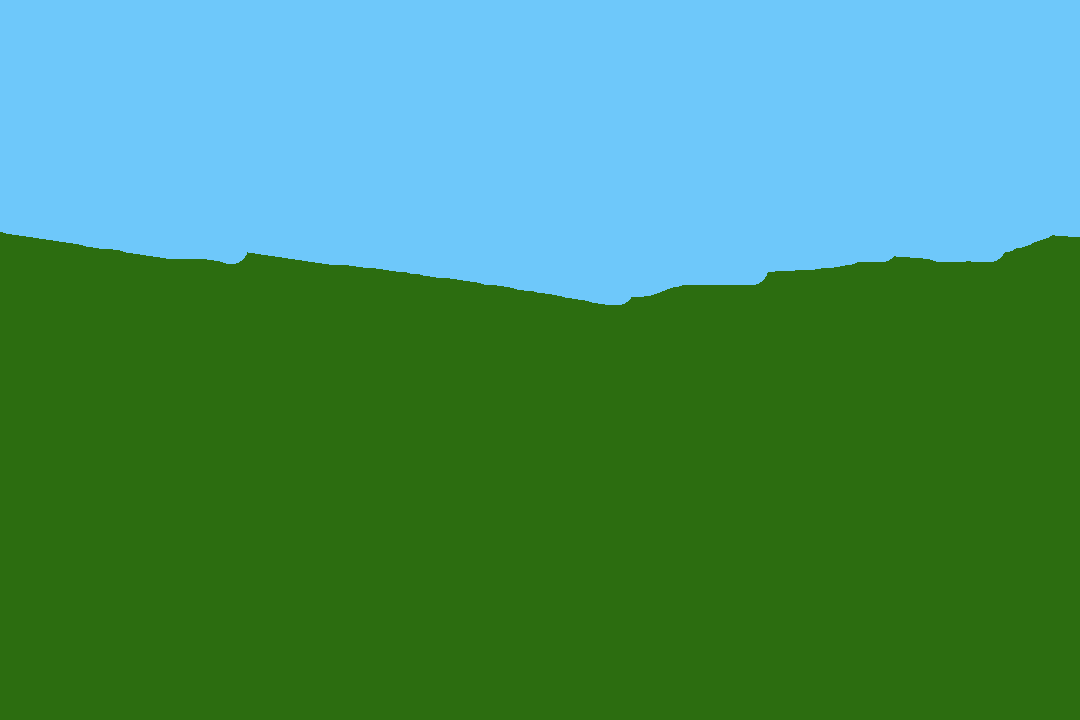
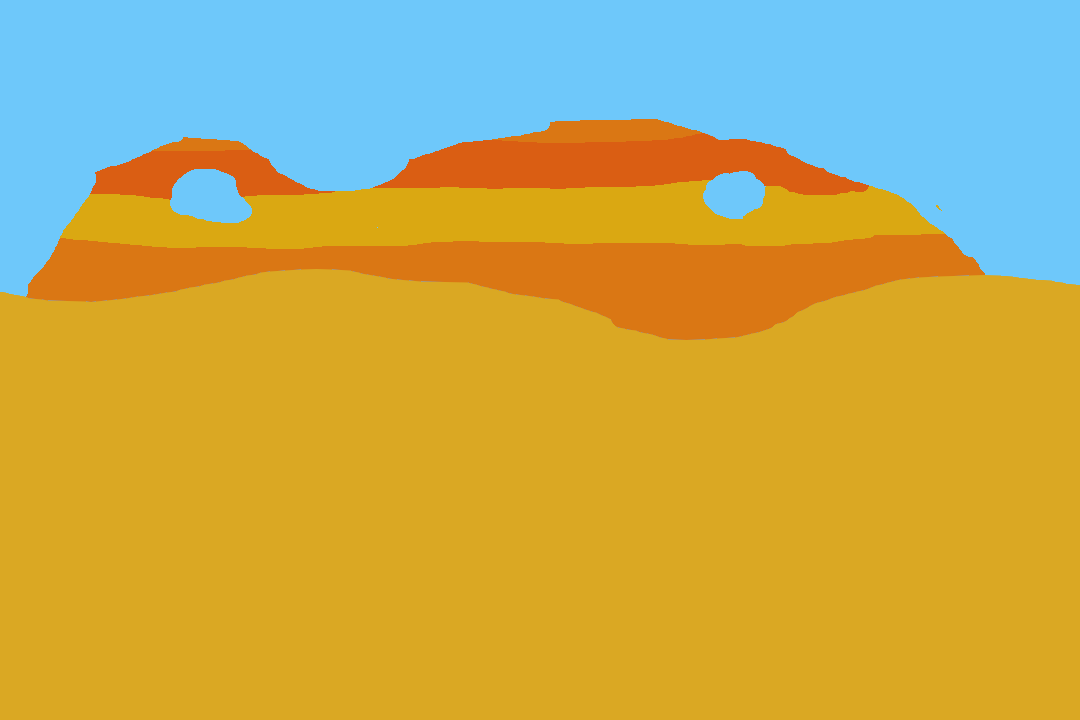
Layer changes from the first w=1080, h=720 image to the second:
added layer "Background" (1st of 2) above "Paint Layer 1" over [0, 256, 1080, 720]
painted on "Paint Layer 1" over [0, 119, 1080, 384]
painted on "Background" (2nd of 2) over [0, 119, 1080, 720]